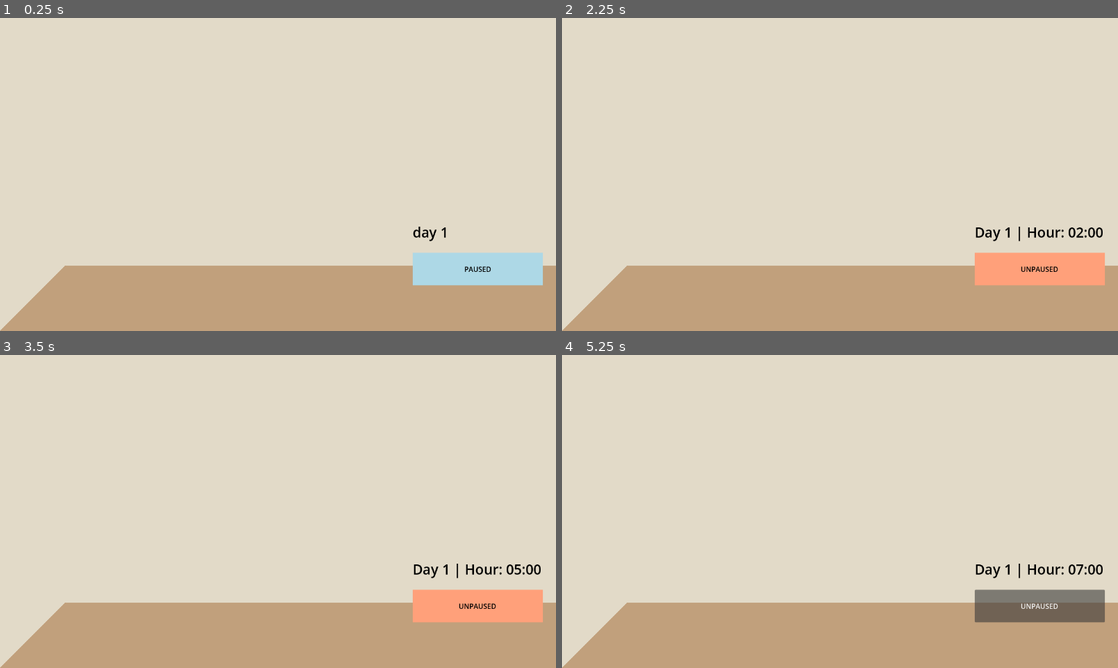
Above: before the commit, frames 1-4 (two rows, left to right).
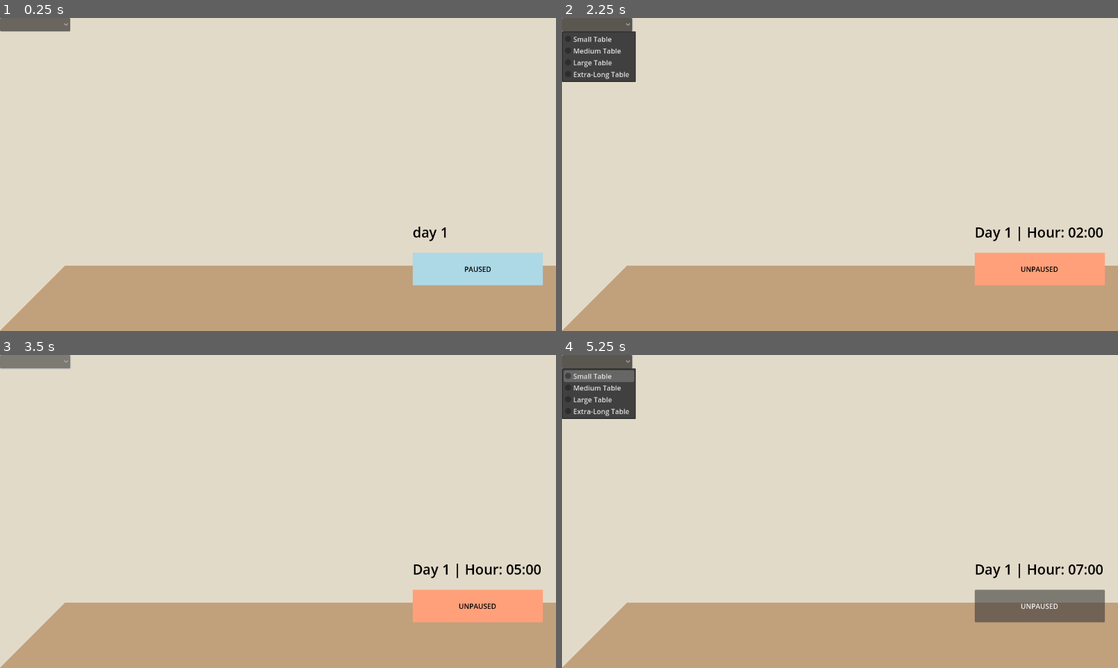
Above: after the commit, the same moments.

Repository: jac192133/Ecobana
Game: Godot game, scene res://scenes/RoomScene.tscn
The game is run twice, just before and just after one commit, with the same random seed, the same clock (stepped at 60 frames per second) and the same inputs.
Inputs (mouse positions are in pixels of both pictures, inside the frame that each line leads up to):
- Up to frame 1 (0.25 s): no input
- Up to frame 2 (2.25 s): tap Enter at 0.5 s; click "PAUSED" at 1.25 s; click (595, 24) at 2.02 s
- Up to frame 3 (3.5 s): click (33, 361) at 2.77 s
- Up to frame 4 (5.25 s): click (595, 361) at 3.52 s; click "UNPAUSED" at 4.25 s; tap Space (pause_toggle) at 5 s

The runs differ from the first frame. In frame 1, 0.6% of the frame differs, in the area x 0-13%, y 0-5%; in frame 2, 2.6%, in the area x 0-14%, y 0-21%; in frame 3, 0.6%; in frame 4, 2.6%.

Commit message:
tweaked scripts to little avail, added changetablesize button

Diff:
--- a/godotecobana/scenes/RoomScene.tscn
+++ b/godotecobana/scenes/RoomScene.tscn
@@ -1,6 +1,7 @@
-[gd_scene load_steps=6 format=3 uid="uid://enjmj0ap4g8g"]
+[gd_scene load_steps=7 format=3 uid="uid://enjmj0ap4g8g"]
 
 [ext_resource type="Script" path="res://scenes/room_polygon_adjuster.gd" id="4_40t30"]
+[ext_resource type="Script" path="res://scripts/table_size_selector.gd" id="4_t8rus"]
 [ext_resource type="Script" path="res://scripts/table_polygon_adjuster.gd" id="5_lmgh8"]
 [ext_resource type="Script" path="res://scenes/time_manager.gd" id="7_pvwk2"]
 [ext_resource type="Script" path="res://scenes/pause_toggle_button.gd" id="8_halce"]
@@ -43,6 +44,20 @@
 theme_override_font_sizes/font_size = 32
 text = "day 1"
 script = ExtResource("8_yqss7")
+
+[node name="TableSizeDropdown" type="OptionButton" parent="Control"]
+layout_mode = 0
+offset_right = 32.0
+offset_bottom = 20.0
+item_count = 4
+popup/item_0/text = "Small Table"
+popup/item_1/text = "Medium Table"
+popup/item_1/id = 1
+popup/item_2/text = "Large Table"
+popup/item_2/id = 2
+popup/item_3/text = "Extra-Long Table"
+popup/item_3/id = 3
+script = ExtResource("4_t8rus")
 
 [node name="Room" type="Node2D" parent="."]
 position = Vector2(150, -150)
@@ -115,3 +130,4 @@
 polygon = PackedVector2Array(1280, 0, 980, 300, 980, 1020, 1280, 720)
 
 [connection signal="time_updated" from="TimeManager" to="Control/CalenderLabel" method="_on_time_manager_time_updated"]
+[connection signal="item_selected" from="Control/TableSizeDropdown" to="TimeManager" method="_on_item_selected"]
--- a/godotecobana/scenes/time_manager.gd
+++ b/godotecobana/scenes/time_manager.gd
@@ -35,3 +35,7 @@
 func toggle_pause():
 	is_paused = !is_paused
 	print("Game Paused:", is_paused)
+
+
+func _on_item_selected(index: int) -> void:
+	pass # Replace with function body.
--- a/godotecobana/scripts/table_polygon_adjuster.gd
+++ b/godotecobana/scripts/table_polygon_adjuster.gd
@@ -10,29 +10,75 @@
 
 @export var table_size: TableSize = TableSize.MEDIUM  # Default table size
 
+# Predefined polygon points for each table size
 var table_shapes = {
-	TableSize.SMALL: PackedVector2Array([
-		Vector2(-75, -50), Vector2(75, -50), Vector2(90, 0), Vector2(-90, 0)
-	]),
-	TableSize.MEDIUM: PackedVector2Array([
-		Vector2(-125, -75), Vector2(125, -75), Vector2(150, 0), Vector2(-150, 0)
-	]),
-	TableSize.LARGE: PackedVector2Array([
-		Vector2(-175, -90), Vector2(175, -90), Vector2(200, 0), Vector2(-200, 0)
-	]),
-	TableSize.EXTRA_LONG: PackedVector2Array([
-		Vector2(-250, -100), Vector2(250, -100), Vector2(280, 0), Vector2(-280, 0)
-	])
+	TableSize.SMALL: {
+		"TableTop": PackedVector2Array([
+			Vector2(-75, -50), Vector2(75, -50), Vector2(90, 0), Vector2(-90, 0)
+		]),
+		"TableFront": PackedVector2Array([
+			Vector2(-90, 0), Vector2(90, 0), Vector2(90, 20), Vector2(-90, 20)
+		]),
+		"TableLeft": PackedVector2Array([
+			Vector2(-75, -50), Vector2(-90, 0), Vector2(-90, 20), Vector2(-75, -30)
+		]),
+		"TableRight": PackedVector2Array([
+			Vector2(75, -50), Vector2(90, 0), Vector2(90, 20), Vector2(75, -30)
+		])
+	},
+	TableSize.MEDIUM: {
+		"TableTop": PackedVector2Array([
+			Vector2(-125, -75), Vector2(125, -75), Vector2(150, 0), Vector2(-150, 0)
+		]),
+		"TableFront": PackedVector2Array([
+			Vector2(-150, 0), Vector2(150, 0), Vector2(150, 30), Vector2(-150, 30)
+		]),
+		"TableLeft": PackedVector2Array([
+			Vector2(-125, -75), Vector2(-150, 0), Vector2(-150, 30), Vector2(-125, -45)
+		]),
+		"TableRight": PackedVector2Array([
+			Vector2(125, -75), Vector2(150, 0), Vector2(150, 30), Vector2(125, -45)
+		])
+	},
+	TableSize.LARGE: {
+		"TableTop": PackedVector2Array([
+			Vector2(-175, -90), Vector2(175, -90), Vector2(200, 0), Vector2(-200, 0)
+		]),
+		"TableFront": PackedVector2Array([
+			Vector2(-200, 0), Vector2(200, 0), Vector2(200, 40), Vector2(-200, 40)
+		]),
+		"TableLeft": PackedVector2Array([
+			Vector2(-175, -90), Vector2(-200, 0), Vector2(-200, 40), Vector2(-175, -50)
+		]),
+		"TableRight": PackedVector2Array([
+			Vector2(175, -90), Vector2(200, 0), Vector2(200, 40), Vector2(175, -50)
+		])
+	},
+	TableSize.EXTRA_LONG: {
+		"TableTop": PackedVector2Array([
+			Vector2(-250, -100), Vector2(250, -100), Vector2(280, 0), Vector2(-280, 0)
+		]),
+		"TableFront": PackedVector2Array([
+			Vector2(-280, 0), Vector2(280, 0), Vector2(280, 50), Vector2(-280, 50)
+		]),
+		"TableLeft": PackedVector2Array([
+			Vector2(-250, -100), Vector2(-280, 0), Vector2(-280, 50), Vector2(-250, -50)
+		]),
+		"TableRight": PackedVector2Array([
+			Vector2(250, -100), Vector2(280, 0), Vector2(280, 50), Vector2(250, -50)
+		])
+	}
 }
 
 func _ready():
-	set_table_polygon()
+	set_table_polygons()
 
-func set_table_polygon():
-	var polygon_node = get_node_or_null("TableShape")
-	if polygon_node:
-		polygon_node.polygon = table_shapes[table_size]
+func set_table_polygons():
+	for part_name in table_shapes[table_size]:
+		var polygon_node = get_node_or_null(part_name)
+		if polygon_node:
+			polygon_node.polygon = table_shapes[table_size][part_name]
 
 func change_table_size(size: int):
-	table_size = size
-	set_table_polygon()
+	table_size = TableSize.values()[size]  # ✅ Converts int to enum properly
+	set_table_polygons()
--- /dev/null
+++ b/godotecobana/scripts/table_size_selector.gd
@@ -0,0 +1,11 @@
+extends OptionButton
+
+@onready var table = get_node("/root/RoomScene/Table")
+
+func _ready():
+	# Correct way to connect signals in Godot 4
+	item_selected.connect(_on_item_selected)
+
+func _on_item_selected(index: int):
+	if table:
+		table.change_table_size(index)
